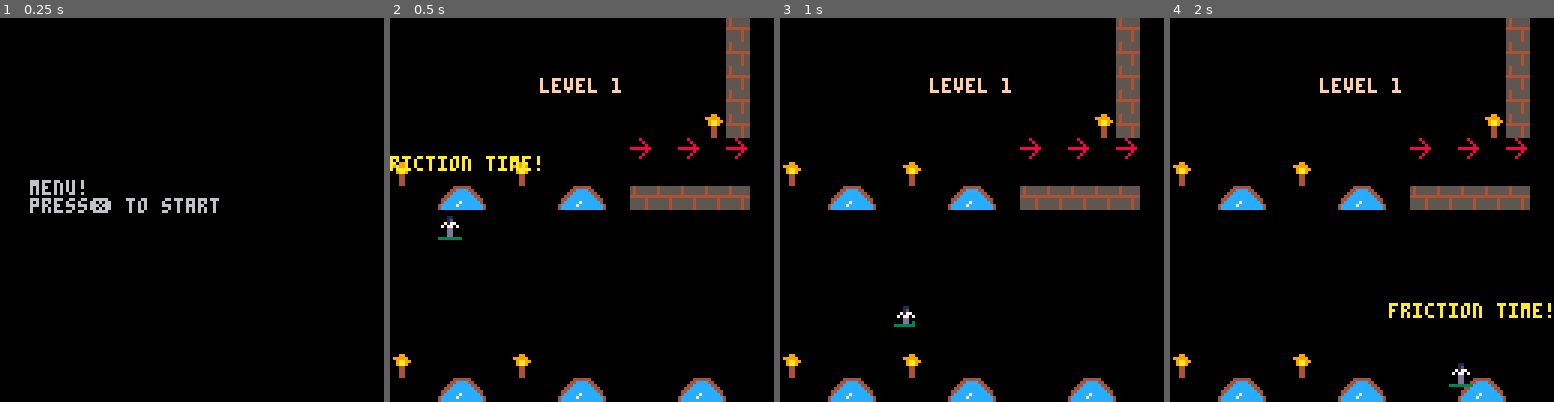
Above: before the commit, frames 1-4 (left to right).
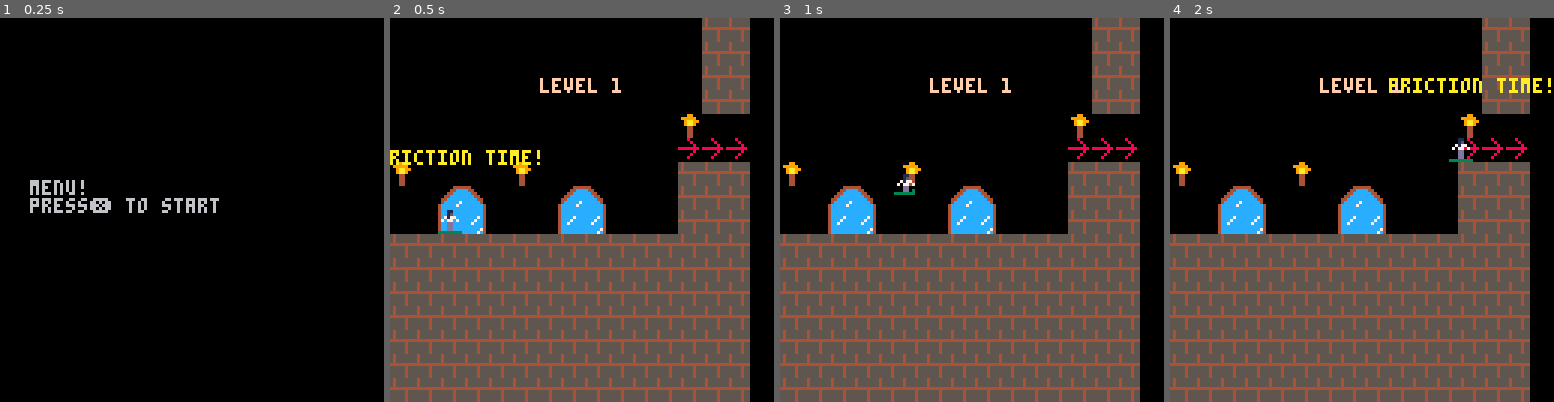
Above: after the commit, the same moments.

Repository: FrederikHR/GDB
Game: PICO-8 cartridge lift.p8
The game is run twice, just before and just after one commit, with the same random seed, the same clock (stepped at 60 frames per second) and the same inputs.
Inputs:
- Up to frame 1 (0.25 s): no input
- Up to frame 2 (0.5 s): tap X (X key) at 0.33 s
- Up to frame 3 (1 s): tap O (Z key) at 0.7 s
- Up to frame 4 (2 s): tap X (X key) at 1.07, 1.85 s; hold Right from 1.6 s (still down); tap O (Z key) at 1.7 s

Frame 1 is identical in both runs. In frame 2, 49% of the frame differs, in the area x 0-94%, y 0-100%; in frame 3, 48%; in frame 4, 49%, in the area x 0-100%, y 0-100%.

Commit message:
added sideways collisions

Diff:
--- a/lift.p8
+++ b/lift.p8
@@ -421,26 +421,18 @@
 000000000000000000000000000000004ccccccccccccc7400000000000000000000000000000000000000000000000000000000000000000000000000000000
 000000000000000000000000000000004cccccccccccc7c400000000000000000000000000000000000000000000000000000000000000000000000000000000
 __gff__
-0000000000000000000000000000000000000000000000000000000000000000000000000000000000000000000000000000000000000000000000000000000001000000000000000000000000000000000000000000000000000000000000000000000000000000000000000000000000000000000000000000000000000000
+0000000000000000000000000000000000000000000000000000000000000000000000000000000000000000000000000000000000000000000000000000000003000000000000000000000000000000000000000000000000000000000000000000000000000000000000000000000000000000000000000000000000000000
 0000000000000000000000000000000000000000000000000000000000000000000000000000000000000000000000000000000000000000000000000000000000000000000000000000000000000000000000000000000000000000000000000000000000000000000000000000000000000000000000000000000000000000
 __map__
-0000000000000000000000000000400000000000000000000000000000000000000000000000000000000000000000000000000000000000000000000000000000000000000000000000000000000000000000000000000000000000000000000000000000000000000000000000000000000000000000000000000000000000
-0000000000000000000000000000400000000000000000000000000000000000000000000000000000000000000000000000000000000000000000000000000000000000000000000000000000000000000000000000000000000000000000000000000000000000000000000000000000000000000000000000000000000000
-0000000000000000000000000000400000000000000000000000000000000000000000000000000000000000000000000000000000000000000000000000000000000000000000000000000000000000000000000000000000000000000000000000000000000000000000000000000000000000000000000000000000000000
-0000000000000000000000000000400000000000000000000000000000000000000000000000000000000000000000000000000000000000000000000000000000000000000000000000000000000000000000000000000000000000000000000000000000000000000000000000000000000000000000000000000000000000
-0000000000000000000000000041400000000000000000000000000000000000000000000000000000000000000000000000000000000000000000000000000000000000000000000000000000000000000000000000000000000000000000000000000000000000000000000000000000000000000000000000000000000000
-0000000000000000000042004200420000000000000000000000000000000000000000000000000000000000000000000000000000000000000000000000000000000000000000000000000000000000000000000000000000000000000000000000000000000000000000000000000000000000000000000000000000000000
-4100000000410000000000000000000000000000000000000000000000000000000000000000000000000000000000000000000000000000000000000000000000000000000000000000000000000000000000000000000000000000000000000000000000000000000000000000000000000000000000000000000000000000
-0000444500000044450040404040400000000000000000000000000000000000000000000000000000000000000000000000000000000000000000000000000000000000000000000000000000000000000000000000000000000000000000000000000000000000000000000000000000000000000000000000000000000000
-5050505050505050505050505050500000000000000000000000000000000000000000000000000000000000000000000000000000000000000000000000000000000000000000000000000000000000000000000000000000000000000000000000000000000000000000000000000000000000000000000000000000000000
-5050505050505050505050505050500000000000000000000000000000000000000000000000000000000000000000000000000000000000000000000000000000000000000000000000000000000000000000000000000000000000000000000000000000000000000000000000000000000000000000000000000000000000
-5050505050505050505050505050500000000000000000000000000000000000000000000000000000000000000000000000000000000000000000000000000000000000000000000000000000000000000000000000000000000000000000000000000000000000000000000000000000000000000000000000000000000000
-5050505050505050505050505050500000000000000000000000000000000000000000000000000000000000000000000000000000000000000000000000000000000000000000000000000000000000000000000000000000000000000000000000000000000000000000000000000000000000000000000000000000000000
-5050505050505050505050505050500000000000000000000000000000000000000000000000000000000000000000000000000000000000000000000000000000000000000000000000000000000000000000000000000000000000000000000000000000000000000000000000000000000000000000000000000000000000
-5050505050505050505050505050505000000000000000000000000000000000000000000000000000000000000000000000000000000000000000000000000000000000000000000000000000000000000000000000000000000000000000000000000000000000000000000000000000000000000000000000000000000000
-4150505050415050505050505050505000000000000000000000000000000000000000000000000000000000000000000000000000000000000000000000000000000000000000000000000000000000000000000000000000000000000000000000000000000000000000000000000000000000000000000000000000000000
-5050444550505044455050504445474700000000000000000000000000000000000000000000000000000000000000000000000000000000000000000000000000000000000000000000000000000000000000000000000000000000000000000000000000000000000000000000000000000000000000000000000000000000
-5050545550505054555050505455474700000000000000000000000000000000000000000000000000000000000000000000000000000000000000000000000000000000000000000000000000000000000000000000000000000000000000000000000000000000000000000000000000000000000000000000000000000000
+5050505050505050505050505040400000000000000000000000000000000000000000000000000000000000000000000000000000000000000000000000000000000000000000000000000000000000000000000000000000000000000000000000000000000000000000000000000000000000000000000000000000000000
+5050505050505050505050505040400000000000000000000000000000000000000000000000000000000000000000000000000000000000000000000000000000000000000000000000000000000000000000000000000000000000000000000000000000000000000000000000000000000000000000000000000000000000
+5050505050505050505050505040400000000000000000000000000000000000000000000000000000000000000000000000000000000000000000000000000000000000000000000000000000000000000000000000000000000000000000000000000000000000000000000000000000000000000000000000000000000000
+5050505050505050505050505040400000000000000000000000000000000000000000000000000000000000000000000000000000000000000000000000000000000000000000000000000000000000000000000000000000000000000000000000000000000000000000000000000000000000000000000000000000000000
+5050505050505050505050504150500000000000000000000000000000000000000000000000000000000000000000000000000000000000000000000000000000000000000000000000000000000000000000000000000000000000000000000000000000000000000000000000000000000000000000000000000000000000
+5050505050505050505050504242425000000000000000000000000000000000000000000000000000000000000000000000000000000000000000000000000000000000000000000000000000000000000000000000000000000000000000000000000000000000000000000000000000000000000000000000000000000000
+4151505050415050505050504040405000000000000000000000000000000000000000000000000000000000000000000000000000000000000000000000000000000000000000000000000000000000000000000000000000000000000000000000000000000000000000000000000000000000000000000000000000000000
+5050444550505044455050504040404700000000000000000000000000000000000000000000000000000000000000000000000000000000000000000000000000000000000000000000000000000000000000000000000000000000000000000000000000000000000000000000000000000000000000000000000000000000
+5050545550505054555050504040404700000000000000000000000000000000000000000000000000000000000000000000000000000000000000000000000000000000000000000000000000000000000000000000000000000000000000000000000000000000000000000000000000000000000000000000000000000000
 4040404040404040404040404040400000000000000000000000000000000000000000000000000000000000000000000000000000000000000000000000000000000000000000000000000000000000000000000000000000000000000000000000000000000000000000000000000000000000000000000000000000000000
 4040404040404040404040404040400000000000000000000000000000000000000000000000000000000000000000000000000000000000000000000000000000000000000000000000000000000000000000000000000000000000000000000000000000000000000000000000000000000000000000000000000000000000
 4040404040404040404040404040400000000000000000000000000000000000000000000000000000000000000000000000000000000000000000000000000000000000000000000000000000000000000000000000000000000000000000000000000000000000000000000000000000000000000000000000000000000000
